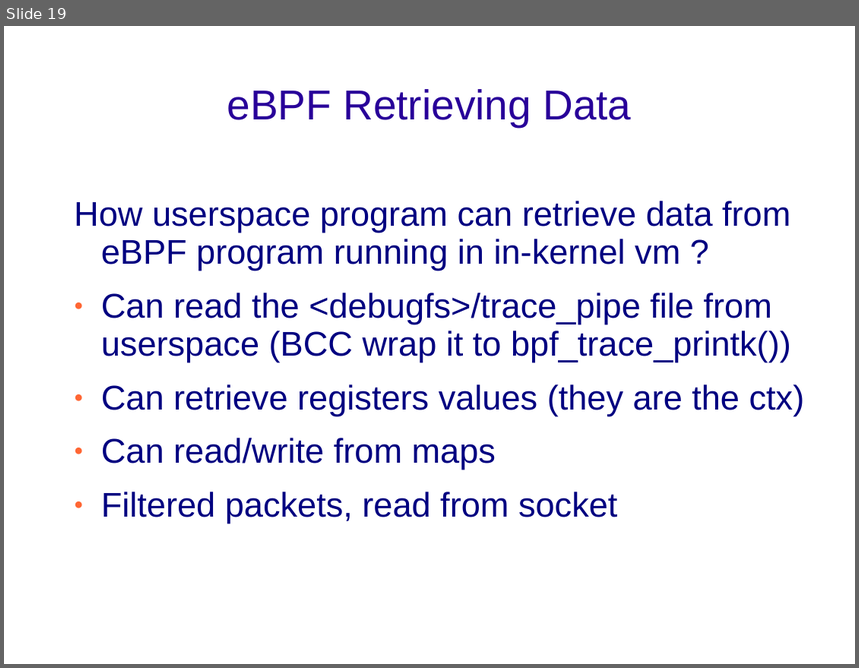
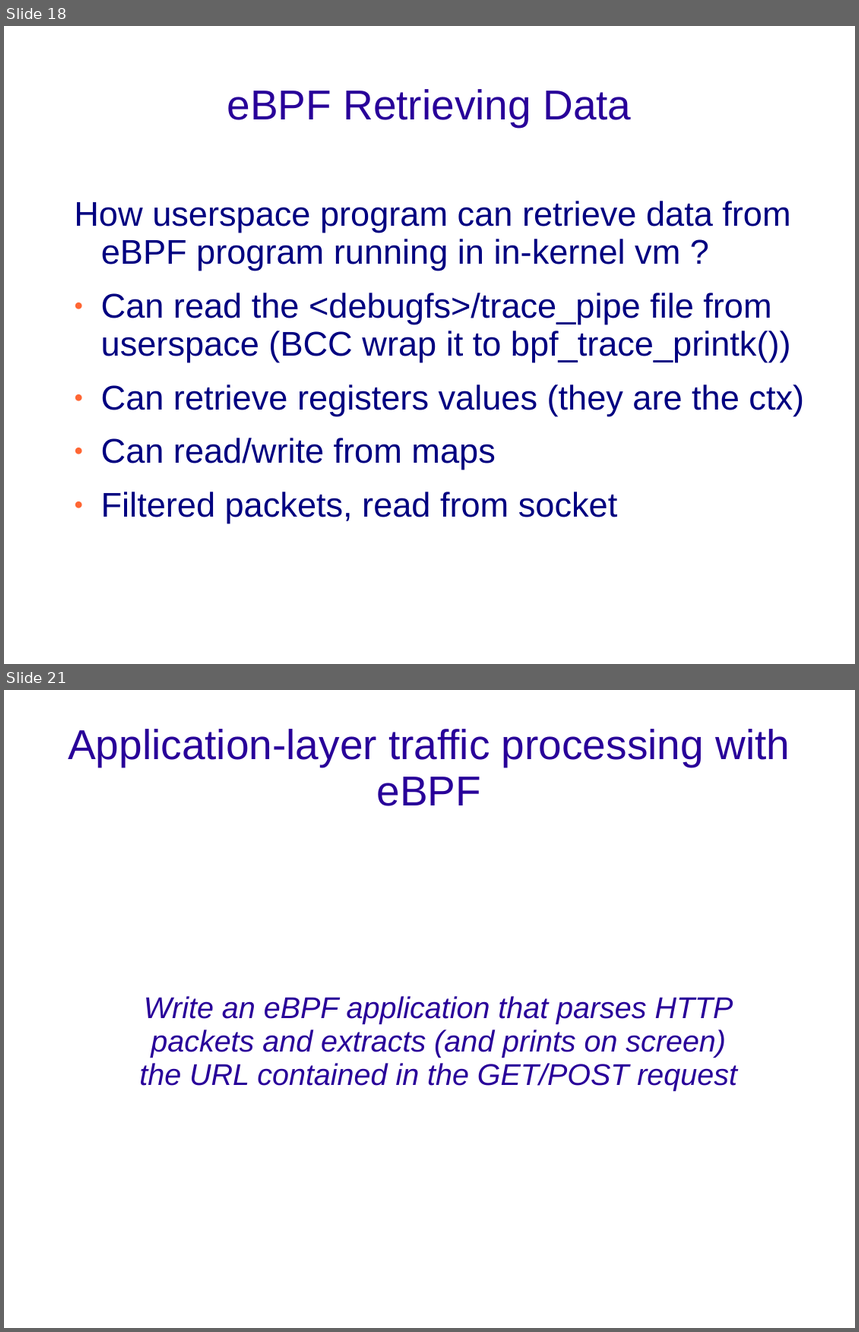
Before and after one commit to netgroup-polito/ebpf-test, a slide deck: eBPF - Short Presentation.ppt. Shown one above the other, each under a label of ours: slide 19 before the commit, slides 18 and 21 after it; the slides between them are not shown. The pictures are 859x668 and 859x1332 pixels, drawn with LibreOffice and Linux fonts; fonts in the diff are those of the drawing; background and template pictures are left out. Boxes give left, top, right and bottom in pixels: in the first picture for what was removed or moved away, otherwise in the second. Text is boxed around its words. In the diff, an @@ line names an element or a change of style, - is before the commit and + after.

```diff
--- a/eBPF - Short Presentation.ppt
+++ b/eBPF - Short Presentation.ppt
@@ slide 21 added at box(4, 690, 855, 1328), background picture (left out) @@
@@ title added at box(68, 729, 790, 806), 39 pt, text #280099 @@
+Application-layer traffic processing with eBPF
@@ subtitle added at box(139, 996, 737, 1091), 28 pt, text #280099, italic @@
+Write an eBPF application that parses HTTP
+packets and extracts (and prints on screen)
+the URL contained in the GET/POST request
@@ what was slide 19 is now slide 18 @@
```
Also in this commit, not shown: 8 slides changed, 3 other slides added, 1 slide removed, 4 other files.
